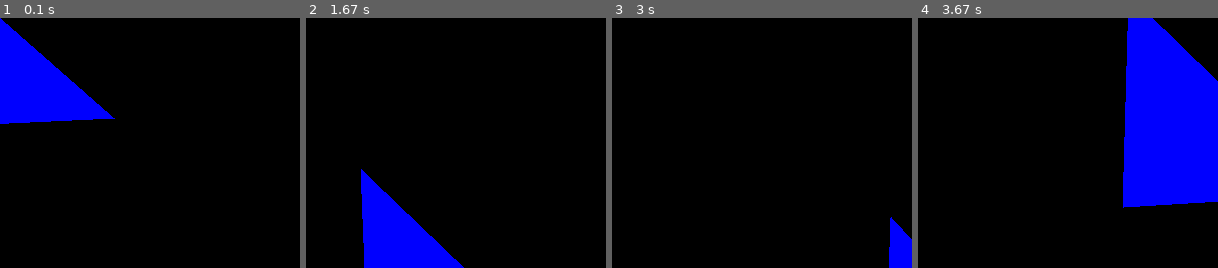
Above: before the commit, frames 1-4 (left to right).
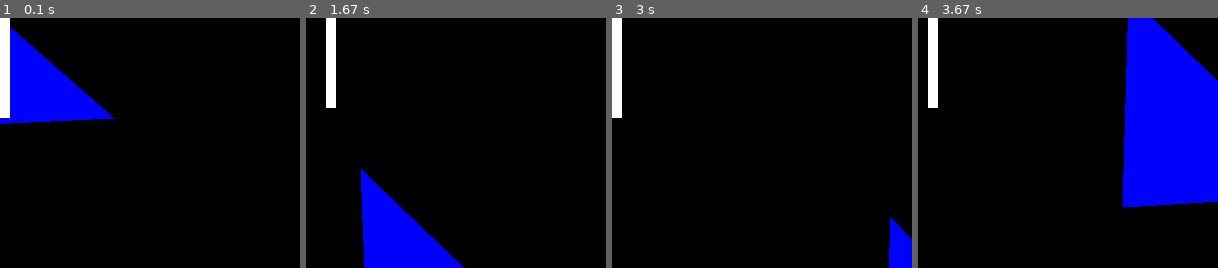
Above: after the commit, the same moments.

Repository: sustainablelab/kurt_pygame_examples
Game: pygame game, started from example.py
Same seed, same stepped clock (60 frames per second), same inputs: the game is played once before the commit and once after it.
Inputs (mouse positions are % of the whole screen's width and height, from its top left):
- Up to frame 1 (0.1 s): no input
- Up to frame 2 (1.67 s): hold D 0.33-0.8 s; move the mouse to (46, 54) at 0.37 s; hold W 0.83-1.13 s; move the mouse to (82, 47) at 0.87 s; hold D 1.17-1.63 s; move the mouse to (26, 51) at 1.2 s
- Up to frame 3 (3 s): hold A 1.67-2.2 s; move the mouse to (19, 35) at 1.7 s; hold S 2.23-2.53 s; move the mouse to (65, 15) at 2.27 s; hold A 2.57-2.97 s; move the mouse to (62, 59) at 2.6 s
- Up to frame 4 (3.67 s): hold W 3-3.37 s; move the mouse to (24, 13) at 3.03 s; hold D from 3.4 s (still down); move the mouse to (52, 16) at 3.43 s
The pictures show only the part of the screen within x 0-50%, y 0-50%; the shares and areas given below are measured in that part.

The runs differ from the first frame. In frame 1, 1.3% of the frame differs, in the area x 0-4%, y 0-40%; in frame 2, 1.2%; in frame 3, 1.3%; in frame 4, 1.2%.

Commit message:
Add a white rectangle controlled by w,a,s,d

Diff:
--- a/example.py
+++ b/example.py
@@ -7,7 +7,7 @@
 
 from pathlib import Path
 import pygame
-from pygame import Color
+from pygame import Color, Rect
 import sys
 import atexit
 import random
@@ -16,6 +16,21 @@
     print("Shutdown")
     pygame.quit()
 
+def make_triangle() -> list:
+    """Return vertices of a triangle to draw right on the screen."""
+    (x,y) = pygame.mouse.get_pos()
+    s = 100
+    r = max(2,s/10)
+    points = [[x - s, y - s],
+              [x - s, y + s],
+              [x + s, y + s]]
+
+    for p in points:
+        p[0] = p[0] + random.uniform(-r,r)
+        p[1] = p[1] + random.uniform(-r,r)
+
+    return points
+
 class Game:
     def __init__(self):
         pygame.init()
@@ -23,6 +38,7 @@
         pygame.mouse.set_visible(True)
         self.surf = pygame.display.set_mode((600,500), flags=pygame.RESIZABLE)
         self.clock = pygame.time.Clock()
+        self.pos = [0,0]
 
     def run(self):
         while True: self.game_loop()
@@ -36,22 +52,19 @@
                     match event.key:
                         case pygame.K_2: print("2")
                         case pygame.K_q: sys.exit()
+                        case pygame.K_w: self.pos[1] = self.pos[1] - 10
+                        case pygame.K_s: self.pos[1] = self.pos[1] + 10
+                        case pygame.K_d: self.pos[0] = self.pos[0] + 10
+                        case pygame.K_a: self.pos[0] = self.pos[0] - 10
 
         # Make stuff
-        (x,y) = pygame.mouse.get_pos()
-        s = 100
-        r = max(2,s/10)
-        points = [[x - s, y - s],
-                  [x - s, y + s],
-                  [x + s, y + s]]
+        points = make_triangle()
 
-        for p in points:
-            p[0] = p[0] + random.uniform(-r,r)
-            p[1] = p[1] + random.uniform(-r,r)
 
         # Render stuff
         self.surf.fill(Color(0,0,0))
         pygame.draw.polygon(self.surf, Color(0,0,255), points)
+        pygame.draw.rect(self.surf, Color(255,255,255), Rect(self.pos, (10,100)))
         pygame.display.update()
 
         # Clock - regulate how FAST this loop runs
